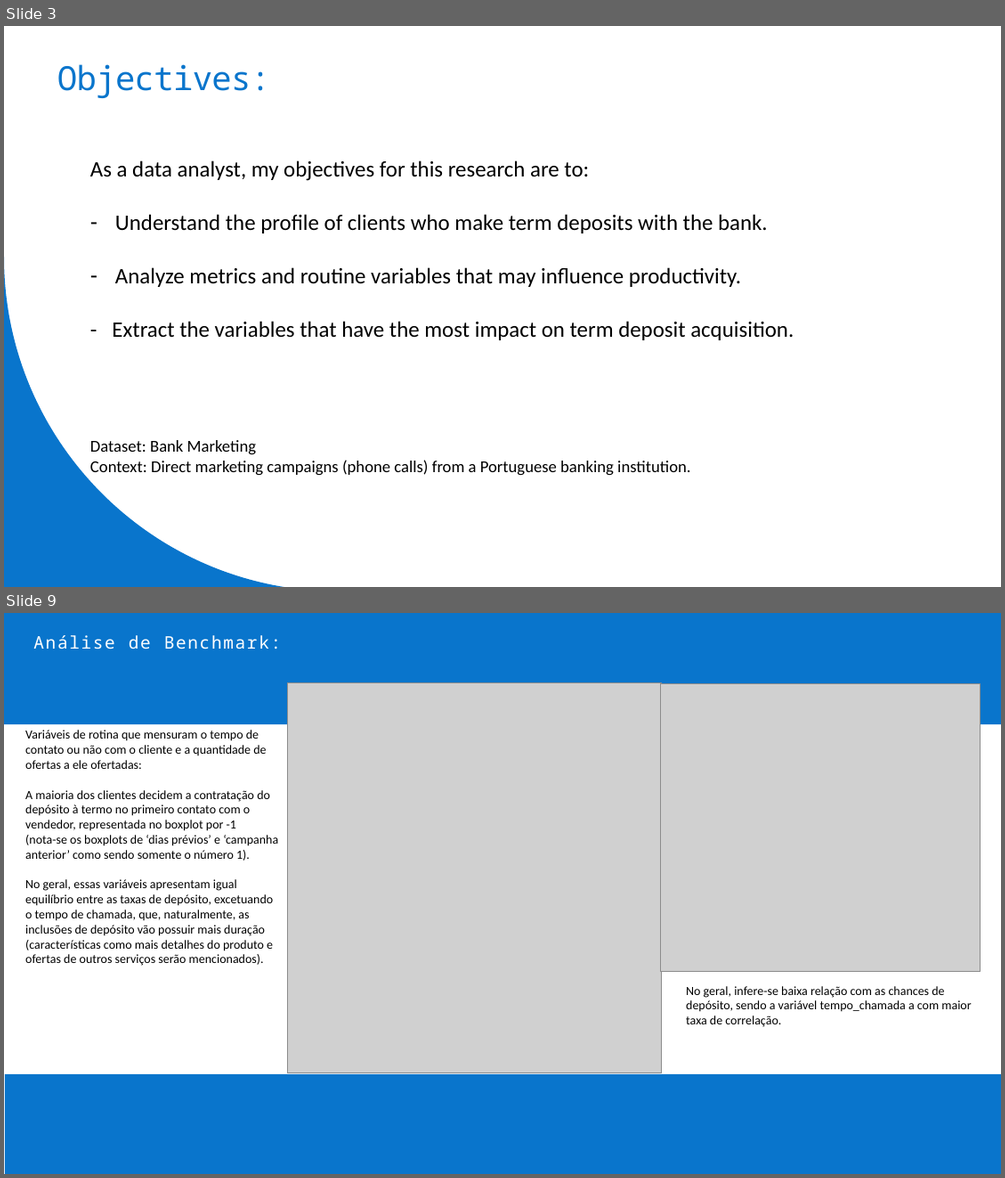
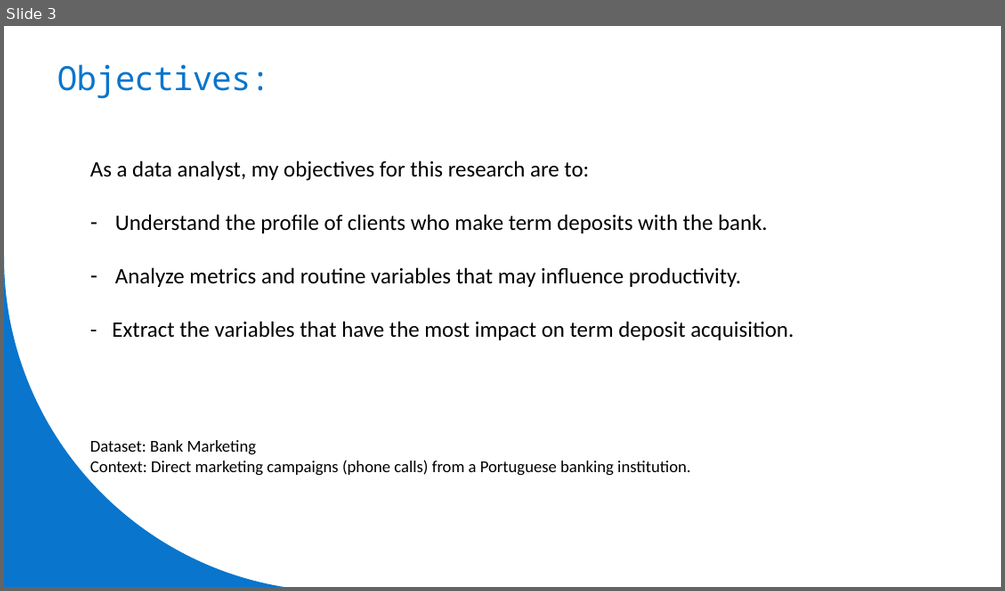
Before and after one commit to lippo1/bank-marketing-analysis, a slide deck: files en-us/presentation-en-us.pptx. Shown one above the other, each under a label of ours: slides 3 and 9 before the commit, slide 3 after it; the slides between them are not shown. The pictures are 1005x1178 and 1005x591 pixels, drawn with LibreOffice and Linux fonts; fonts in the diff are those of the drawing; grey boxes stand for pictures. Boxes give left, top, right and bottom in pixels: in the first picture for what was removed or moved away, otherwise in the second. Text is boxed around its words. In the diff, an @@ line names an element or a change of style, - is before the commit and + after.

```diff
--- a/files en-us/presentation-en-us.pptx
+++ b/files en-us/presentation-en-us.pptx
@@ slide 9 removed at bbox=[4, 613, 1001, 1174], background #FFFFFF @@
@@ freeform shape removed at bbox=[4, 613, 1001, 724] @@
@@ text removed at bbox=[33, 635, 281, 649] @@
-Análise de Benchmark:
@@ picture removed at bbox=[287, 682, 662, 1073] @@
@@ picture removed at bbox=[661, 684, 979, 972] @@
@@ text removed at bbox=[25, 730, 278, 965] @@
-Variáveis de rotina que mensuram o tempo de contato ou não com o cliente e a quantidade de ofertas a ele ofertadas:
-A maioria dos clientes decidem a contratação do depósito à termo no primeiro contato com o vendedor, representada no boxplot por -1
-(nota-se os boxplots de ‘dias prévios’ e ‘campanha anterior’ como sendo somente o número 1).
-No geral, essas variáveis apresentam igual equilíbrio entre as taxas de depósito, excetuando o tempo de chamada, que, naturalmente, as inclusões de depósito vão possuir mais duração
-(características como mais detalhes do produto e ofertas de outros serviços serão mencionados).
@@ text removed at bbox=[686, 986, 971, 1027] @@
-No geral, infere-se baixa relação com as chances de depósito, sendo a variável tempo_chamada a com maior taxa de correlação.
@@ freeform shape removed at bbox=[5, 1074, 1001, 1174] @@
```
Also in this commit, not shown: 3 slides changed, 6 slides added, 5 other slides removed.
